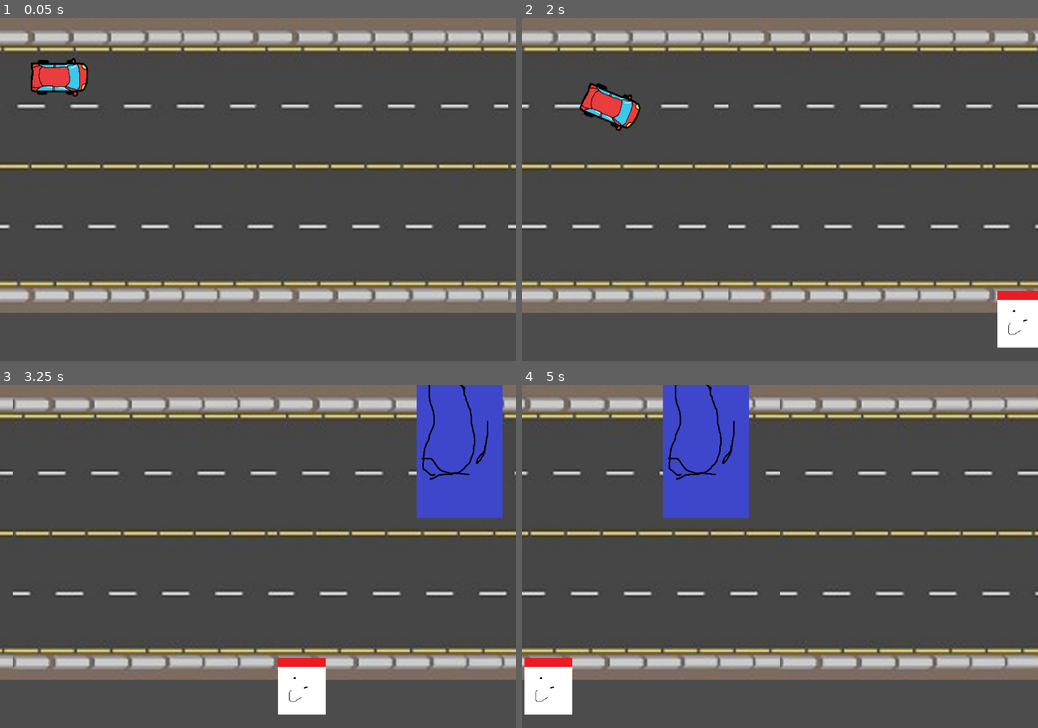
Above: before the commit, frames 1-4 (two rows, left to right).
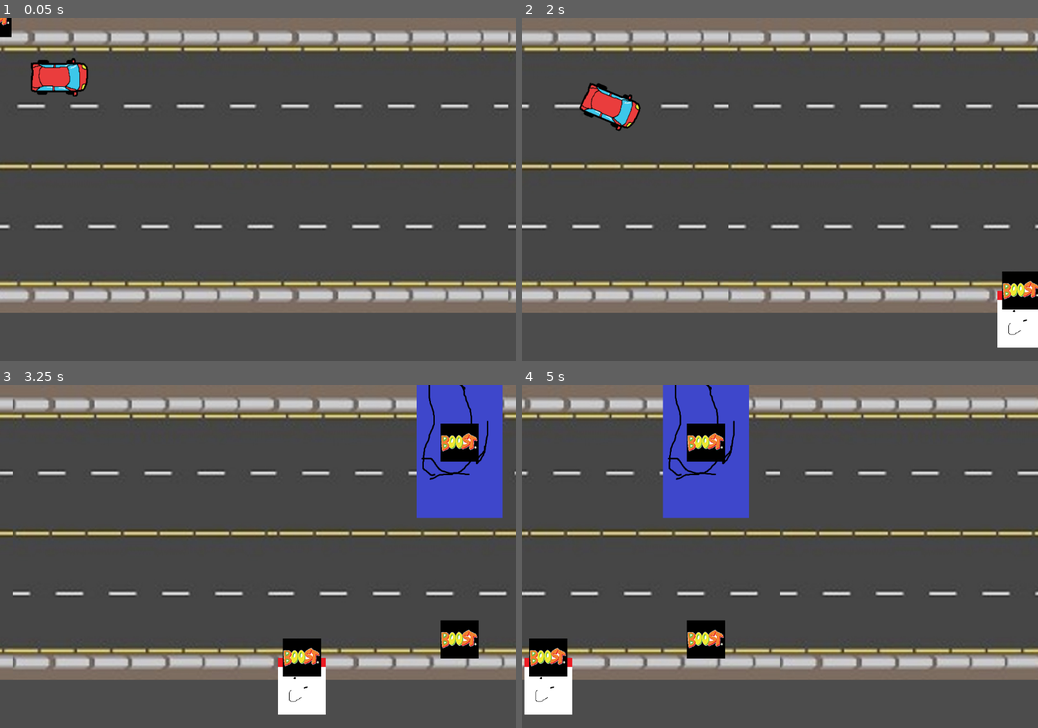
Above: after the commit, the same moments.

Repository: Bash-09/CarGame
Game: Godot game, scene res://scenes/Map.tscn
The game is run twice, just before and just after one commit, with the same random seed, the same clock (stepped at 60 frames per second) and the same inputs.
Inputs (mouse positions are in pixels of both pictures, inside the frame that each line leads up to):
- Up to frame 1 (0.05 s): no input
- Up to frame 2 (2 s): move the mouse to (893, 172) at 0.52 s; click (893, 172) at 0.67 s; move the mouse to (676, 206) at 1.27 s; click (676, 206) at 1.42 s
- Up to frame 3 (3.25 s): move the mouse to (309, 481) at 2.02 s; click (309, 481) at 2.17 s; move the mouse to (232, 625) at 2.77 s; click (232, 625) at 2.92 s
- Up to frame 4 (5 s): move the mouse to (934, 607) at 3.52 s; click (934, 607) at 3.67 s; move the mouse to (625, 505) at 4.27 s; click (625, 505) at 4.42 s

The runs differ from the first frame. In frame 1, 0.1% of the frame differs, in the area x 0-3%, y 0-6%; in frame 2, 0.8%; in frame 3, 2.4%; in frame 4, 2.5%, in the area x 1-40%, y 11-85%.

Commit message:
Boost object groundwork

Diff:
--- /dev/null
+++ b/Godot/scenes/Boost.gd
@@ -0,0 +1,16 @@
+extends Area2D
+
+export var movespeed = 330;
+
+func _ready():
+	pass
+
+
+func _process(delta):
+	#Yes very big brain ethan, multiplying by delta so that the object does not instantly
+	#fly off the screen
+	#Lmao we should increase the movespeed as time goes on, everything gets faster
+	position.x -= movespeed * delta
+	#Get rid of object if it leaves the screen
+	if position.x < -200:
+		queue_free()
--- /dev/null
+++ b/Godot/scenes/Boost.tscn
@@ -0,0 +1,17 @@
+[gd_scene load_steps=4 format=2]
+
+[ext_resource path="res://scenes/Boost.gd" type="Script" id=1]
+[ext_resource path="res://assets/graphics/boost_placeholder.PNG" type="Texture" id=2]
+
+[sub_resource type="RectangleShape2D" id=1]
+extents = Vector2( 39.5, 39 )
+
+[node name="Boost" type="Area2D" groups=["boosts"]]
+script = ExtResource( 1 )
+
+[node name="CollisionShape2D" type="CollisionShape2D" parent="."]
+position = Vector2( 0.5, 0 )
+shape = SubResource( 1 )
+
+[node name="Sprite" type="Sprite" parent="."]
+texture = ExtResource( 2 )
--- a/Godot/scenes/Map.gd
+++ b/Godot/scenes/Map.gd
@@ -1,12 +1,10 @@
 extends Node
 
 export(PackedScene) var Obstacle
-onready var screensize = get_viewport().get_visible_rect().size
+export(PackedScene) var Boost
 
 
-
-
-
+onready var screensize = get_viewport().get_visible_rect().size
 
 
 # Called when the node enters the scene tree for the first time.
@@ -30,10 +28,16 @@
 	rand_range(0, screensize.y))
 	add_child(obstacle)
 
+func spawnBoost():
+	var boost = preload("res://scenes/Boost.tscn").instance()
+	boost.position = Vector2(screensize.x + 300,
+	rand_range(0, screensize.y))
+	add_child(boost)
 
 func _on_SpawnTimer_timeout():
 	for i in rand_range(1, 3):
 		spawnObstacle()
+		spawnBoost()
 	$SpawnTimer.wait_time = rand_range(1, 7)
 
 
--- a/Godot/scenes/Map.tscn
+++ b/Godot/scenes/Map.tscn
@@ -1,9 +1,10 @@
-[gd_scene load_steps=7 format=2]
+[gd_scene load_steps=8 format=2]
 
 [ext_resource path="res://assets/graphics/road_fixed.jpg" type="Texture" id=1]
 [ext_resource path="res://scenes/Player.tscn" type="PackedScene" id=2]
 [ext_resource path="res://scenes/Obstacle.tscn" type="PackedScene" id=3]
 [ext_resource path="res://scenes/Map.gd" type="Script" id=4]
+[ext_resource path="res://scenes/Boost.tscn" type="PackedScene" id=5]
 
 [sub_resource type="Shader" id=1]
 code = "shader_type canvas_item;
@@ -43,5 +44,7 @@
 
 [node name="SpawnTimer" type="Timer" parent="."]
 
+[node name="Boost" parent="." instance=ExtResource( 5 )]
+
 [connection signal="hit" from="PlayerCar" to="." method="_on_PlayerCar_hit"]
 [connection signal="timeout" from="SpawnTimer" to="." method="_on_SpawnTimer_timeout"]
--- a/Godot/scenes/Player.gd
+++ b/Godot/scenes/Player.gd
@@ -85,7 +85,11 @@
 
 #Hit detection
 func _on_Player_area_entered(area):
+	#If the player hits an obstacle, currently just removes the obstacle
 	if area.is_in_group("obstacles"):
 		emit_signal("hit")
 		die()
 		area.destroy()
+
+	if area.is_in_group("boosts"):
+		velocity = velocity * 2
Binary file added: Godot/assets/graphics/boost_placeholder.PNG
Not shown, added: Godot/assets/graphics/boost_placeholder.PNG.import
